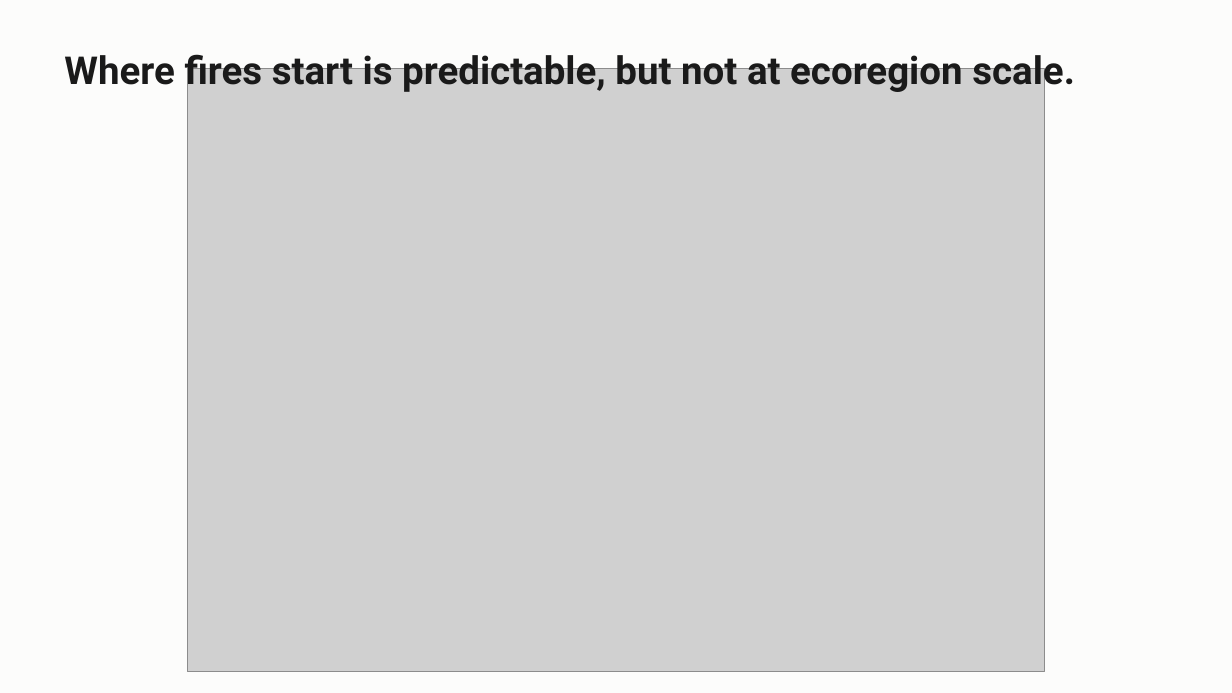
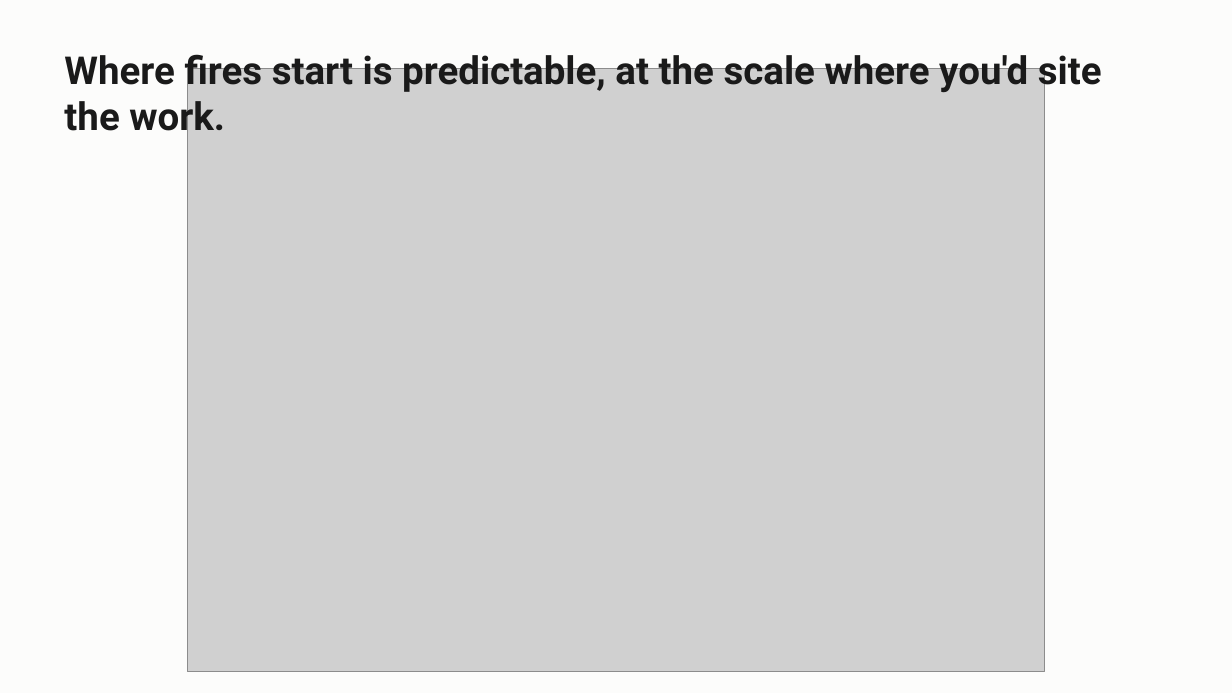
Before and after one commit to craig-rudman/MSDS696, a slide deck: slide 7 of coursework/W7/MSDS696_W7_Deck.pptx. Drawn at 1232x693 pixels with LibreOffice and Linux fonts; fonts in the diff are those of the drawing; grey boxes stand for pictures. Boxes give left, top, right and bottom in pixels: in the first picture for what was removed or moved away, otherwise in the second. Text is boxed around its words. In the diff, an @@ line names an element or a change of style, - is before the commit and + after.

```diff
--- a/coursework/W7/MSDS696_W7_Deck.pptx
+++ b/coursework/W7/MSDS696_W7_Deck.pptx
@@ text at box(64, 49, 1102, 141): text changed @@
-Where fires start is predictable, but not at ecoregion scale.
+Where fires start is predictable, at the scale where you'd site the work.
```
Also in this commit, not shown: 2 other slides changed, 1 slide removed.
